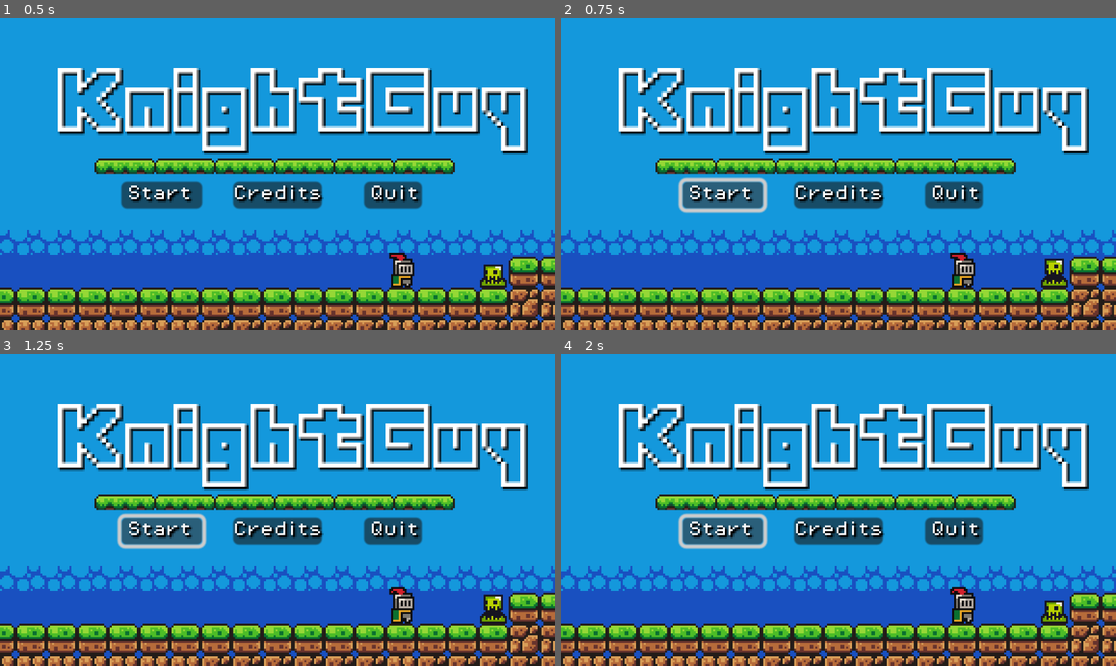
Above: before the commit, frames 1-4 (two rows, left to right).
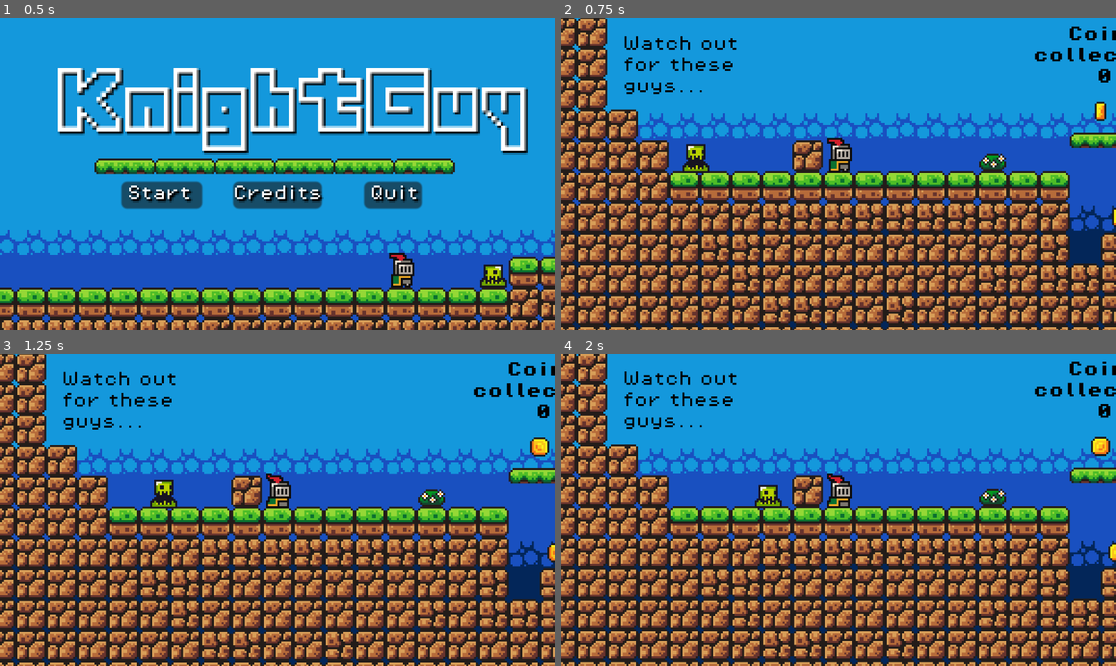
Above: after the commit, the same moments.

Repository: CrimsonCloak/KnightGuy
Game: Godot game, scene res://Scenes/menu.tscn
Two runs of this game, one before a commit and one after it. Both use one fixed random seed, a clock stepped at 60 frames per second and the inputs below. This scene is started directly instead of the project's main scene.
Inputs (mouse positions are in pixels of both pictures, inside the frame that each line leads up to):
- Up to frame 1 (0.5 s): no input
- Up to frame 2 (0.75 s): click "Start" at 0.5 s
- Up to frame 3 (1.25 s): no input
- Up to frame 4 (2 s): click (721, 531) at 1.25 s, where only the run before the commit has a clickable "Start"

Frame 1 is identical in both runs. In frame 2, 74% of the frame differs, in the area x 0-100%, y 0-100%; in frame 3, 74%; in frame 4, 74%.

Commit message:
Add loading in game scene from menu scene

Diff:
--- a/Scripts/Start_button.gd
+++ b/Scripts/Start_button.gd
@@ -2,3 +2,4 @@
 
 func _pressed():
 	print("Starting game")
+	get_tree().change_scene_to_file("res://Scenes/game.tscn")
